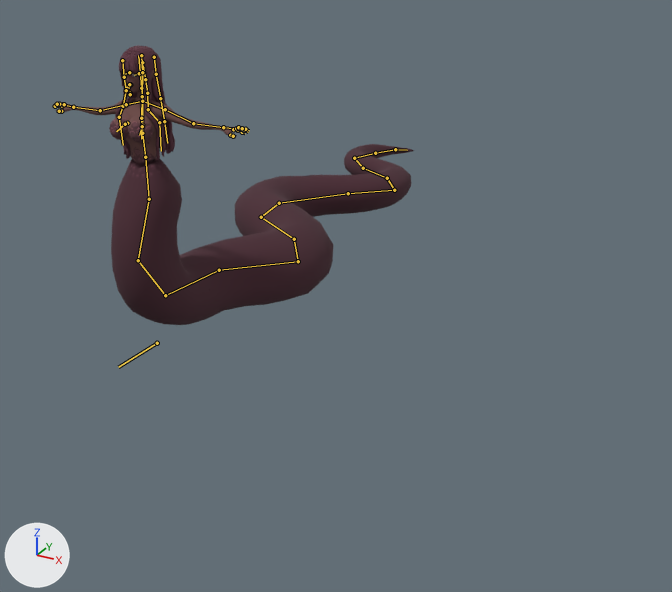
One commit to the Blender file actors/characters/enemies/bosses/lust/lust.blend: the scene before it, then after it.
Both versions are drawn from a 50 mm lens placed at (12.2, -14.1, 9.0), pointed at (2.8, 3.0, 0.5). The lights are fixed; the arrows at lower left show +X, +Y and +Z. The bones that bend it are drawn over the model as lines.

Objects in the first picture: 'body', 'hair1', 'hair2', 'tail', 'tongue'.
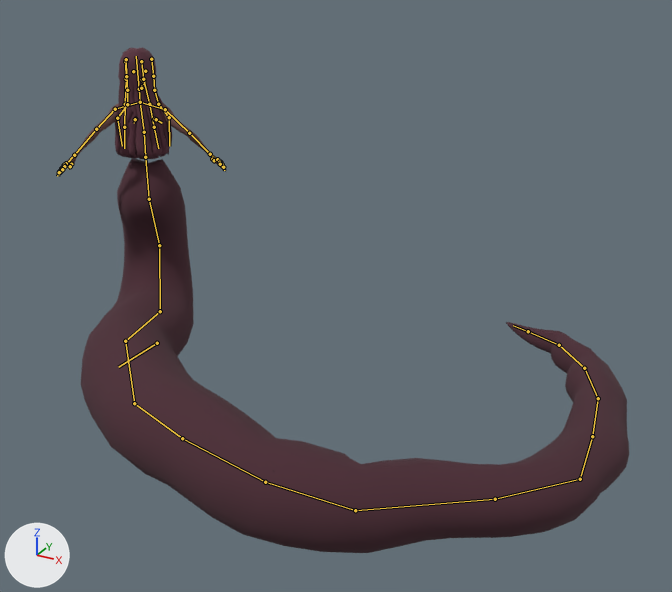
The newer file adds an action. The first version stands in its rest pose; the second is drawn at frame 15 of the action 'Swipe'.

Boxes [x1, y1, x2, y2] around the edits, measured in the pictures (672 x 592 px):
'tail', posed (81% wider, 117% taller)
    before: [111, 144, 414, 325]
    after: [81, 159, 629, 553]
'hair1', posed
    before: [117, 45, 175, 161]
    after: [115, 48, 172, 158]
'body', posed (15% narrower)
    before: [52, 63, 249, 164]
    after: [58, 71, 226, 176]
'hair2', posed
    before: [115, 79, 171, 159]
    after: [122, 87, 168, 159]
bone 'hip', root to tip
    before: (145, 157) to (142, 133)
    after: (145, 157) to (144, 132)
bone 'arm_l', root to tip
    before: (165, 109) to (193, 123)
    after: (115, 109) to (96, 129)
bone 'forearm_l', root to tip
    before: (193, 123) to (223, 127)
    after: (96, 129) to (74, 155)
bone 'arm_r', root to tip
    before: (126, 104) to (100, 110)
    after: (165, 109) to (189, 133)
bone 'forearm_r', root to tip
    before: (100, 110) to (73, 107)
    after: (189, 133) to (210, 154)
bone 'hip.004', root to tip
    before: (165, 295) to (219, 270)
    after: (160, 311) to (125, 341)
bone 'hip.005', root to tip
    before: (219, 270) to (298, 261)
    after: (125, 341) to (134, 403)
bone 'hip.006', root to tip
    before: (298, 261) to (294, 239)
    after: (134, 403) to (182, 438)
bone 'hip.007', root to tip
    before: (294, 239) to (261, 217)
    after: (182, 438) to (265, 482)
bone 'hip.008', root to tip
    before: (261, 217) to (279, 203)
    after: (265, 482) to (355, 510)
bone 'hip.009', root to tip
    before: (279, 203) to (348, 193)
    after: (355, 510) to (495, 499)
bone 'hip.010', root to tip
    before: (348, 193) to (394, 190)
    after: (495, 499) to (580, 479)
bone 'hip.011', root to tip
    before: (394, 190) to (387, 178)
    after: (580, 479) to (592, 436)
bone 'hip.012', root to tip
    before: (387, 178) to (363, 168)
    after: (592, 436) to (598, 398)
bone 'hip.013', root to tip
    before: (363, 168) to (354, 158)
    after: (598, 398) to (584, 368)
bone 'hip.014', root to tip
    before: (354, 158) to (375, 153)
    after: (584, 368) to (559, 345)
bone 'hip.015', root to tip
    before: (375, 153) to (395, 149)
    after: (559, 345) to (528, 331)

The edits, one by one:
Bone 'hip' (bone_hip) turns from (0, 0, 0) to (9, -153, -2) degrees about its own x, y and z.
Bone 'arm_l' (bone_arm_l) turns from (0, 0, 0) to (-75, 22, -88) degrees about its own x, y and z.
Bone 'forearm_l' (bone_forearm_l) turns from (0, 0, 0) to (80, -64, -35) degrees about its own x, y and z.
Bone 'arm_r' (bone_arm_r) turns from (0, 0, 0) to (-56, -54, 72) degrees about its own x, y and z.
Bone 'forearm_r' (bone_forearm_r) turns from (0, 0, 0) to (90, 54, 51) degrees about its own x, y and z.
Bone 'hip.001' (bone_hip_001) turns from (0, 0, 0) to (0, 153, 0) degrees about its own x, y and z.
Bone 'hip.004' (bone_hip_004) turns from (0, 0, 0) to (0, 0, -2) degrees about its own x, y and z.
Bone 'hip.005' (bone_hip_005) turns from (0, 0, 0) to (2, -6, 47) degrees about its own x, y and z.
Bone 'hip.006' (bone_hip_006) turns from (0, 0, 0) to (7, 2, -37) degrees about its own x, y and z.
Bone 'hip.007' (bone_hip_007) turns from (0, 0, 0) to (3, 0, -17) degrees about its own x, y and z.
Bone 'hip.008' (bone_hip_008) turns from (0, 0, 0) to (-13, 5, 61) degrees about its own x, y and z.
Bone 'hip.009' (bone_hip_009) turns from (0, 0, 0) to (-15, 20, 83) degrees about its own x, y and z.
Bone 'hip.010' (bone_hip_010) turns from (0, 0, 0) to (-4, 0, 9) degrees about its own x, y and z.
Bone 'hip.011' (bone_hip_011) turns from (0, 0, 0) to (19, 4, -19) degrees about its own x, y and z.
Bone 'hip.012' (bone_hip_012) turns from (0, 0, 0) to (16, 2, -16) degrees about its own x, y and z.
Bone 'hip.013' (bone_hip_013) turns from (0, 0, 0) to (-25, 7, 24) degrees about its own x, y and z.
Bone 'hip.014' (bone_hip_014) turns from (0, 0, 0) to (-52, 21, 44) degrees about its own x, y and z.
Bone 'hip.015' (bone_hip_015) turns from (0, 0, 0) to (-39, 19, 37) degrees about its own x, y and z.
